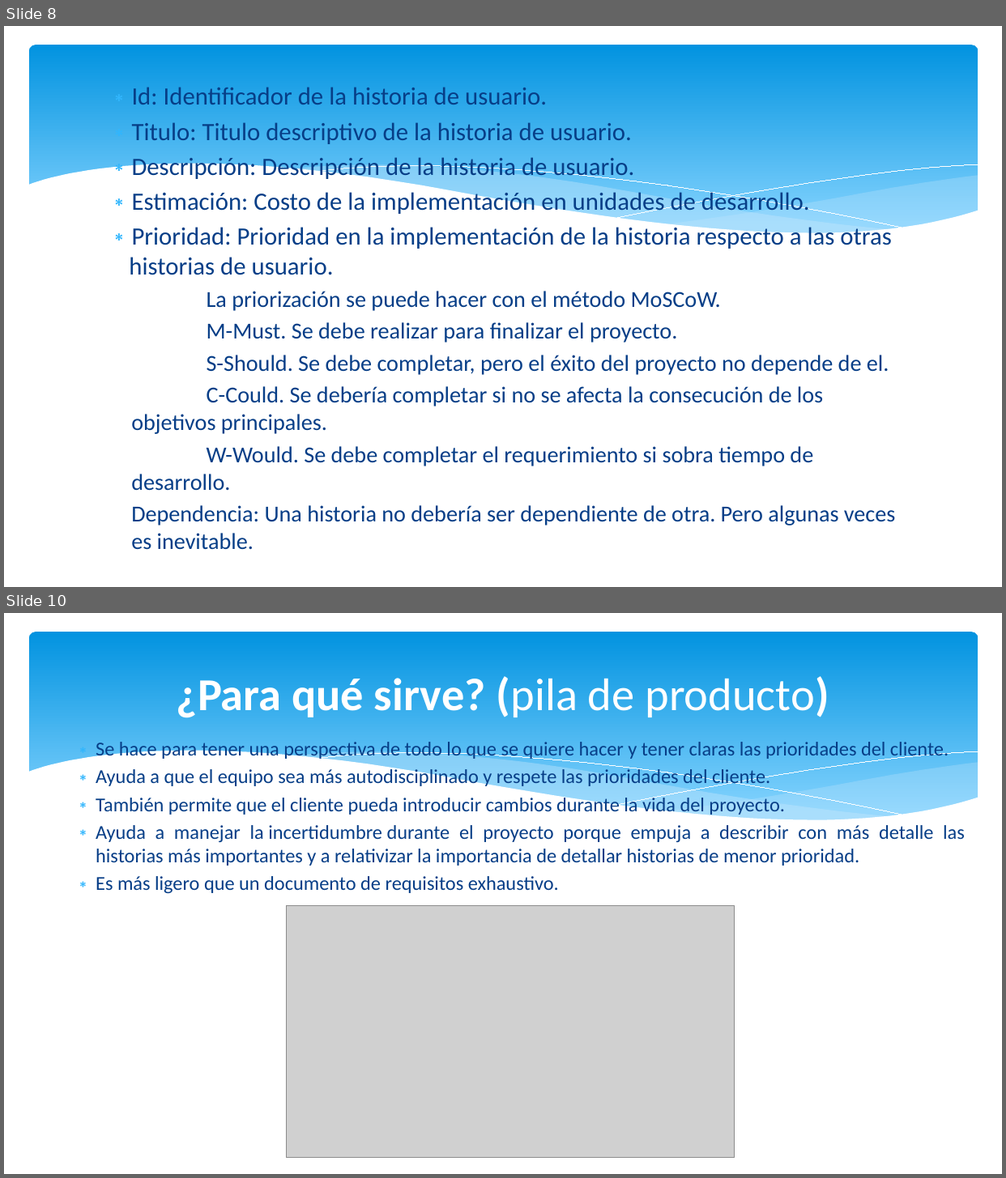
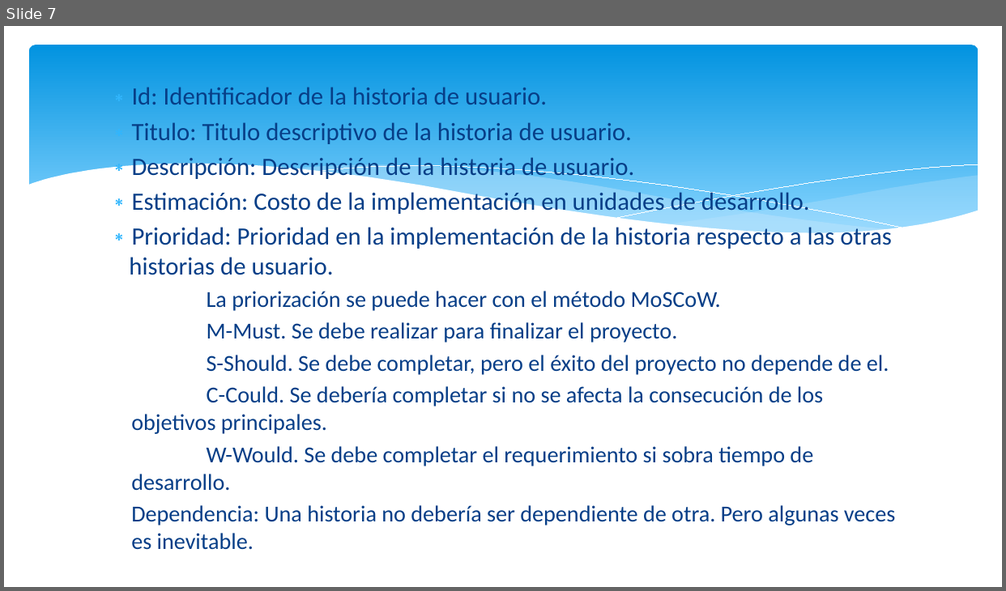
Before and after one commit to JulianAguilar/Equipo6AdminProy, a slide deck: Exposiciones/Puntos por historia de usuarioHVG.pptx. Shown one above the other, each under a label of ours: slides 8 and 10 before the commit, slide 7 after it; the slides between them are not shown. The pictures are 1006x1178 and 1006x591 pixels, drawn with LibreOffice and Linux fonts; fonts in the diff are those of the drawing; grey boxes stand for pictures. Boxes give left, top, right and bottom in pixels: in the first picture for what was removed or moved away, otherwise in the second. Text is boxed around its words. In the diff, an @@ line names an element or a change of style, - is before the commit and + after.

Commit message:
Presentacion

```diff
--- a/Exposiciones/Puntos por historia de usuarioHVG.pptx
+++ b/Exposiciones/Puntos por historia de usuarioHVG.pptx
@@ slide 10 removed at [4,613,1002,1174], background #FFFFFF; not listed: 6 template elements that a slide beside it also shows @@
@@ title removed at [177,676,829,718] @@
-¿Para qué sirve? (pila de producto)
@@ text removed at [96,742,965,894] @@
-∗ Se hace para tener una perspectiva de todo lo que se quiere hacer y tener claras las prioridades del cliente.
-∗ Ayuda a que el equipo sea más autodisciplinado y respete las prioridades del cliente.
-∗ También permite que el cliente pueda introducir cambios durante la vida del proyecto.
-∗ Ayuda a manejar la incertidumbre durante el proyecto porque empuja a describir con más detalle las historias más importantes y a relativizar la importancia de detallar historias de menor prioridad.
-∗ Es más ligero que un documento de requisitos exhaustivo.
@@ picture removed at [286,905,735,1157] @@
@@ what was slide 8 is now slide 7 @@
```
Also in this commit, not shown: 4 other slides removed.
